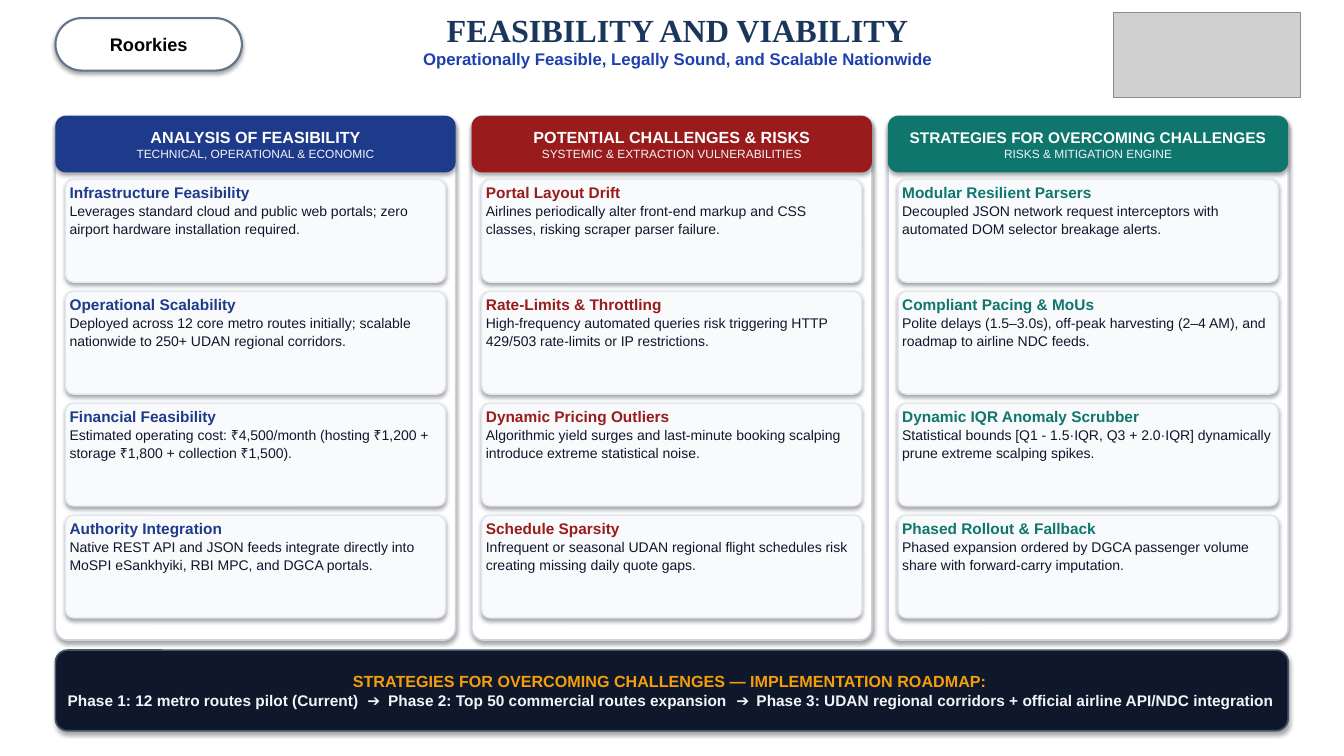
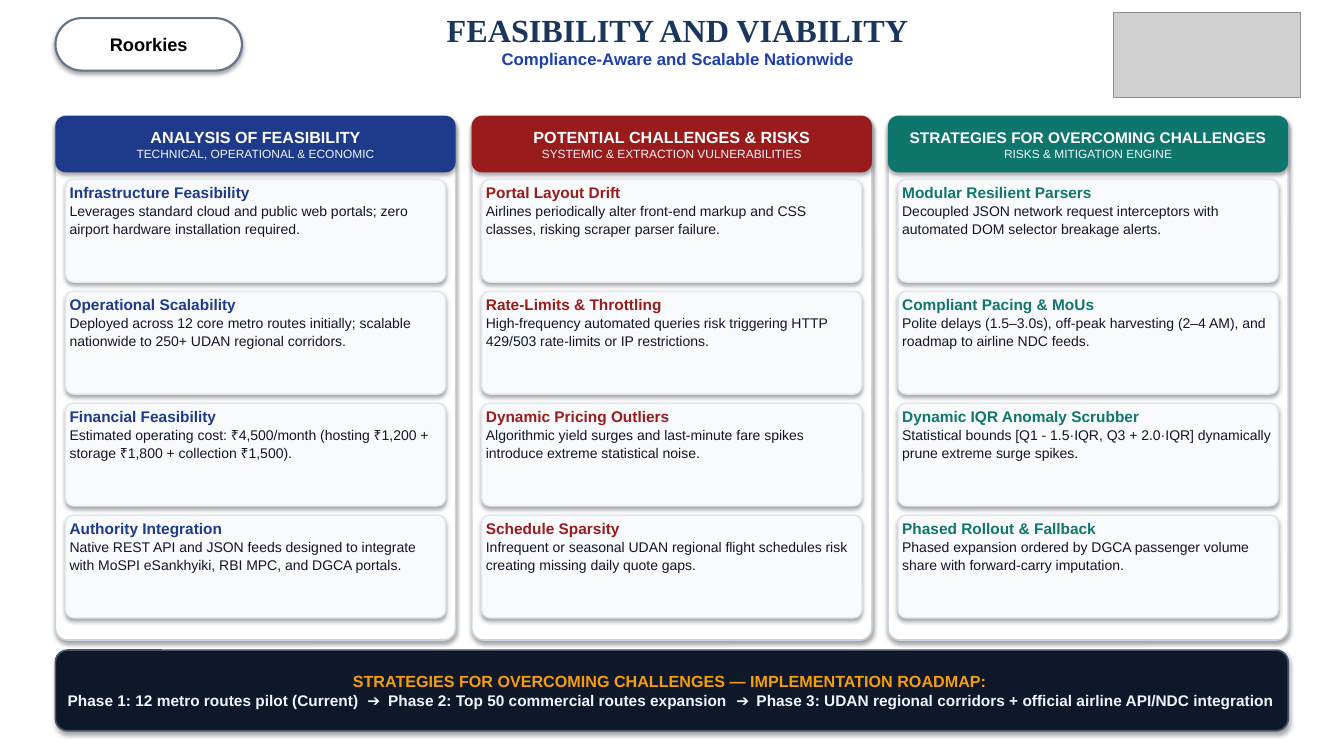
Before and after one commit to oshshivish-tech/sih26056_airfare_cpi, a slide deck: slide 4 of public/AirIntel_India_SIH26056_Presentation.pptx. Drawn at 1344x756 pixels with LibreOffice and Linux fonts; fonts in the diff are those of the drawing; grey boxes stand for pictures. Boxes give left, top, right and bottom in pixels: in the first picture for what was removed or moved away, otherwise in the second. Text is boxed around its words. In the diff, an @@ line names an element or a change of style, - is before the commit and + after.

Commit message:
fix(presentation): apply exact text edits across all slides per audit checklist

```diff
--- a/public/AirIntel_India_SIH26056_Presentation.pptx
+++ b/public/AirIntel_India_SIH26056_Presentation.pptx
@@ text at box(502, 53, 853, 69): text changed @@
-Operationally Feasible, Legally Sound, and Scalable Nationwide
+Compliance-Aware and Scalable Nationwide
@@ text at box(486, 430, 804, 458): text changed @@
-Algorithmic yield surges and last-minute booking scalping introduce extreme statistical noise.
+Algorithmic yield surges and last-minute fare spikes introduce extreme statistical noise.
@@ text at box(902, 430, 1271, 461): text changed @@
-Statistical bounds [Q1 - 1.5·IQR, Q3 + 2.0·IQR] dynamically prune extreme scalping spikes.
+Statistical bounds [Q1 - 1.5·IQR, Q3 + 2.0·IQR] dynamically prune extreme surge spikes.
@@ text at box(70, 542, 416, 573): text changed @@
-Native REST API and JSON feeds integrate directly into MoSPI eSankhyiki, RBI MPC, and DGCA portals.
+Native REST API and JSON feeds designed to integrate with MoSPI eSankhyiki, RBI MPC, and DGCA portals.
```
Also in this commit, not shown: 5 other slides changed, 8 other files.
